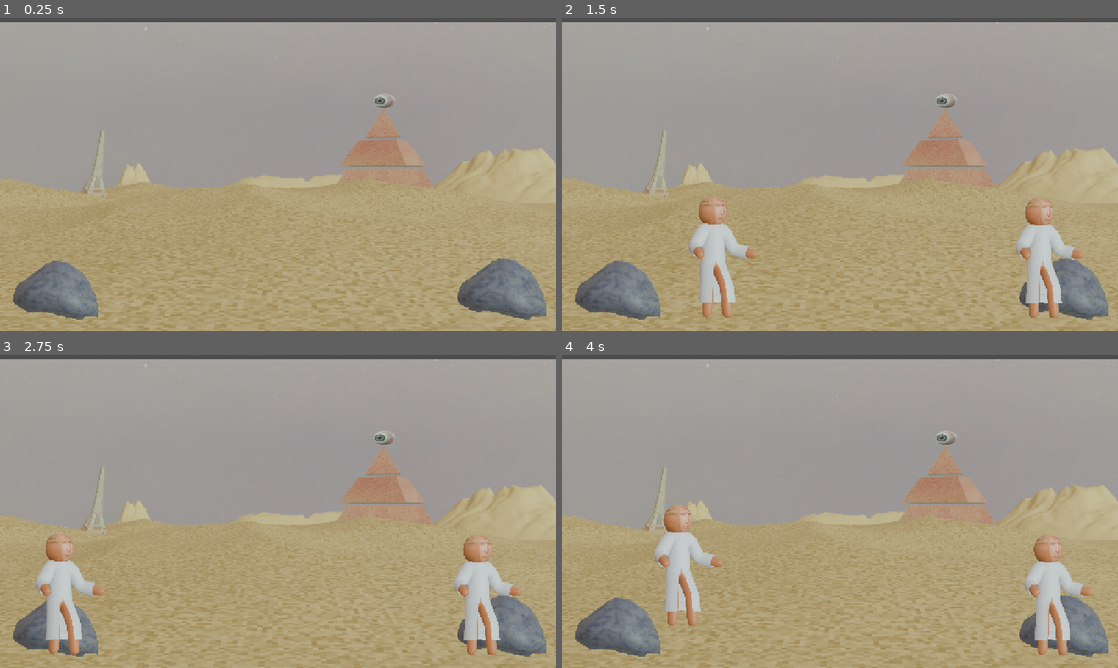
Above: before the commit, frames 1-4 (two rows, left to right).
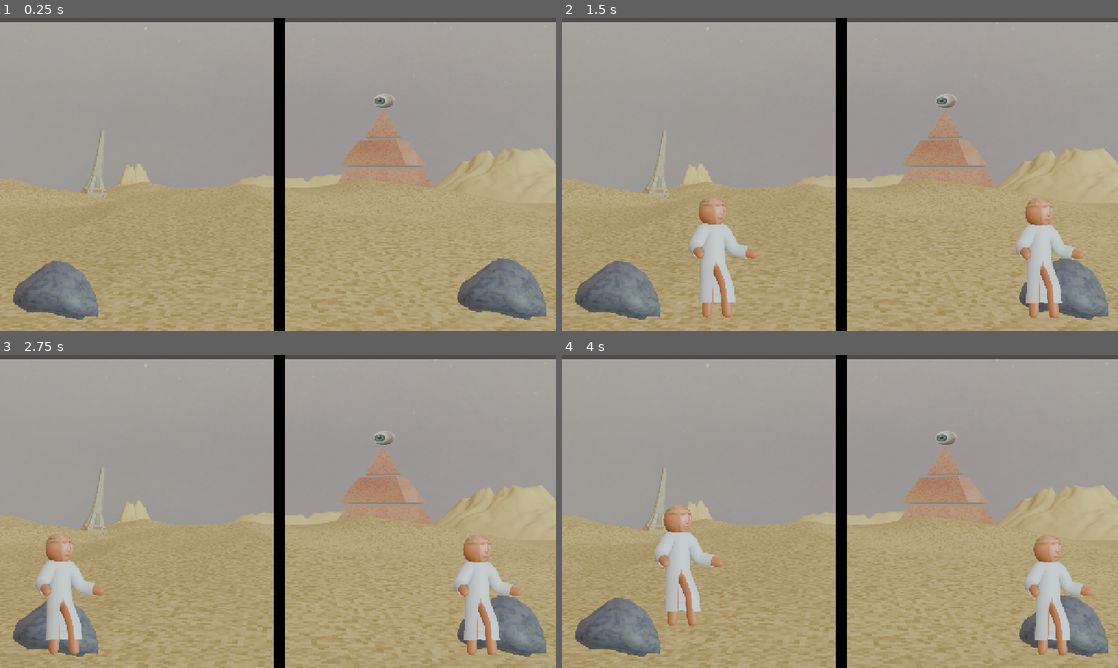
Above: after the commit, the same moments.

Repository: Anaforah/StickandStones
Game: Godot game, scene res://scenario.tscn
Same seed, same stepped clock (60 frames per second), same inputs: the game is played once before the commit and once after it.
Inputs (mouse positions are in pixels of both pictures, inside the frame that each line leads up to):
- Up to frame 1 (0.25 s): no input
- Up to frame 2 (1.5 s): move the mouse to (962, 158) at 0.52 s; hold D (p1_move_right) 0.53-1.25 s; tap Left (p2_move_left) at 0.6 s; click (962, 158) at 0.67 s; tap W (p1_jump) at 0.77 s; drag from (728, 190) to (812, 237) at 1.27 s
- Up to frame 3 (2.75 s): tap Enter at 2 s; move the mouse to (333, 442) at 2.02 s; hold A (p1_move_left) from 2.03 s (still down); tap E (use_item) at 2.1 s
- Up to frame 4 (4 s): release A (p1_move_left) at 2.75 s; drag from (812, 574) to (673, 464) at 2.77 s; tap Space at 3.5 s; move the mouse to (1006, 558) at 3.52 s; hold D (p1_move_right) from 3.53 s (still down); tap Right (p2_move_right) at 3.6 s; tap W (p1_jump) at 3.77 s

The runs differ from the first frame. In frame 1, 2.0% of the frame differs, in the area x 49-52%, y 0-100%; in frame 2, 2.0%; in frame 3, 2.0%; in frame 4, 2.0%.

Commit message:
divisória ecrã

Diff:
--- /dev/null
+++ b/divider.tscn
@@ -0,0 +1,7 @@
+[gd_scene load_steps=2 format=3]
+[ext_resource path="res://divider.gd" type="Script" id=1]
+
+[node name="Divider" type="Control"]
+script = ExtResource( 1 )
+
+[node name="Divider" instance_placeholder="" parent="."]
--- a/scenario.tscn
+++ b/scenario.tscn
@@ -18,6 +18,12 @@
 
 [sub_resource type="RectangleShape2D" id="RectangleShape2D_vn8jf"]
 size = Vector2(112.34755, 1074.768)
+
+[sub_resource type="Gradient" id="Gradient_67p4d"]
+colors = PackedColorArray(0, 0, 0, 1, 0, 0, 0, 1)
+
+[sub_resource type="GradientTexture2D" id="GradientTexture2D_03rl8"]
+gradient = SubResource("Gradient_67p4d")
 
 [sub_resource type="RectangleShape2D" id="RectangleShape2D_67p4d"]
 size = Vector2(90, 283.5)
@@ -106,6 +112,13 @@
 position = Vector2(1006.4468, -5.2318726)
 shape = SubResource("RectangleShape2D_vn8jf")
 
+[node name="Node" type="Node" parent="StaticBody2D"]
+
+[node name="Sprite2D" type="Sprite2D" parent="StaticBody2D/Node"]
+position = Vector2(642.5, 373)
+scale = Vector2(0.3906242, 12.281251)
+texture = SubResource("GradientTexture2D_03rl8")
+
 [node name="AnimationPlayer" type="AnimationPlayer" parent="."]
 
 [node name="Player 1" type="CharacterBody2D" parent="AnimationPlayer"]
Not shown: 1 places in scenario.tscn that only renumber resources
